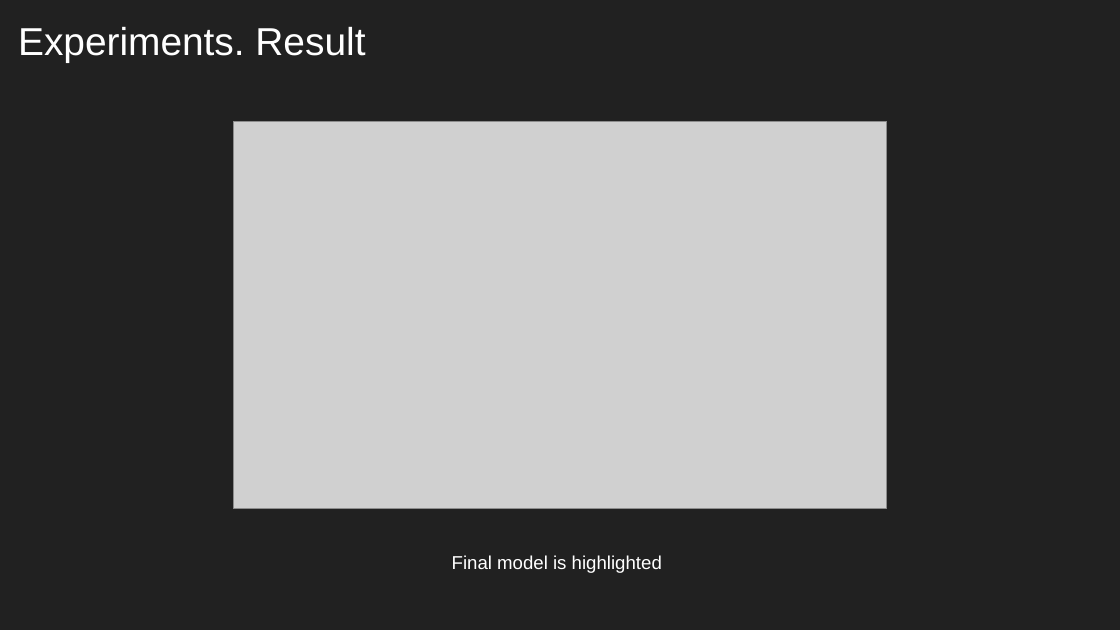
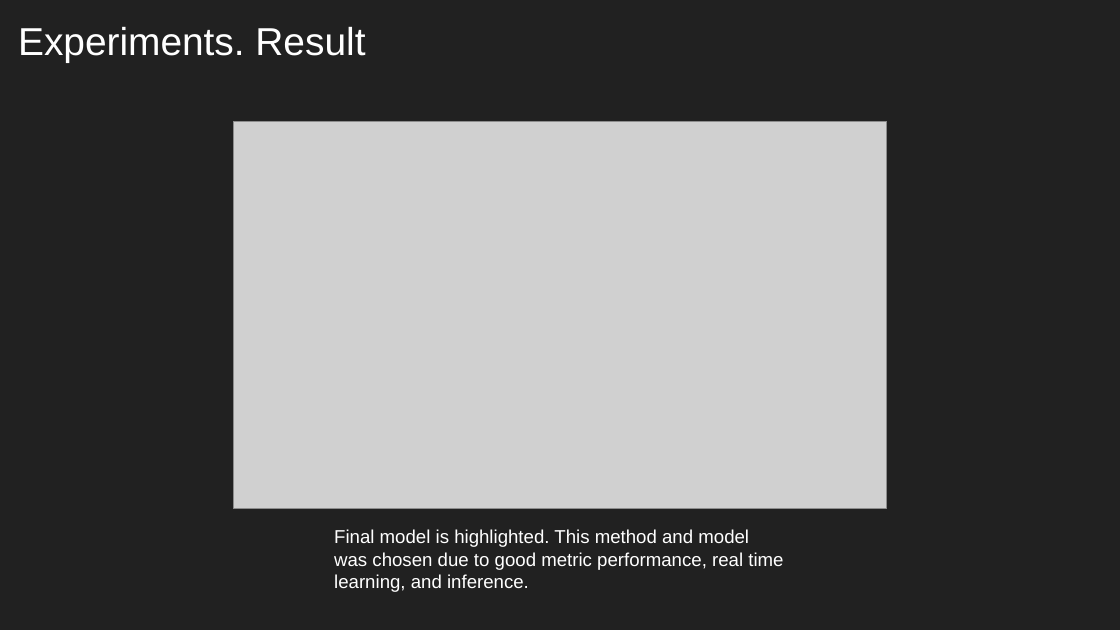
Before and after one commit to kiru883/A1_10_22, a slide deck: slide 14 of presentations/Task_2.pptx. Drawn at 1120x630 pixels with LibreOffice and Linux fonts; fonts in the diff are those of the drawing; grey boxes stand for pictures. Boxes give left, top, right and bottom in pixels: in the first picture for what was removed or moved away, otherwise in the second. Text is boxed around its words. In the diff, an @@ line names an element or a change of style, - is before the commit and + after.

Commit message:
Presentations

```diff
--- a/presentations/Task_2.pptx
+++ b/presentations/Task_2.pptx
@@ text added at (x1=334, y1=529, x2=783, y2=592), 12 pt, text #FFFFFF @@
+Final model is highlighted. This method and model was chosen due to good metric performance, real time learning, and inference.
@@ text removed at (x1=452, y1=555, x2=662, y2=573) @@
-Final model is highlighted
```
Also in this commit, not shown: 2 other slides changed, 3 other files.
